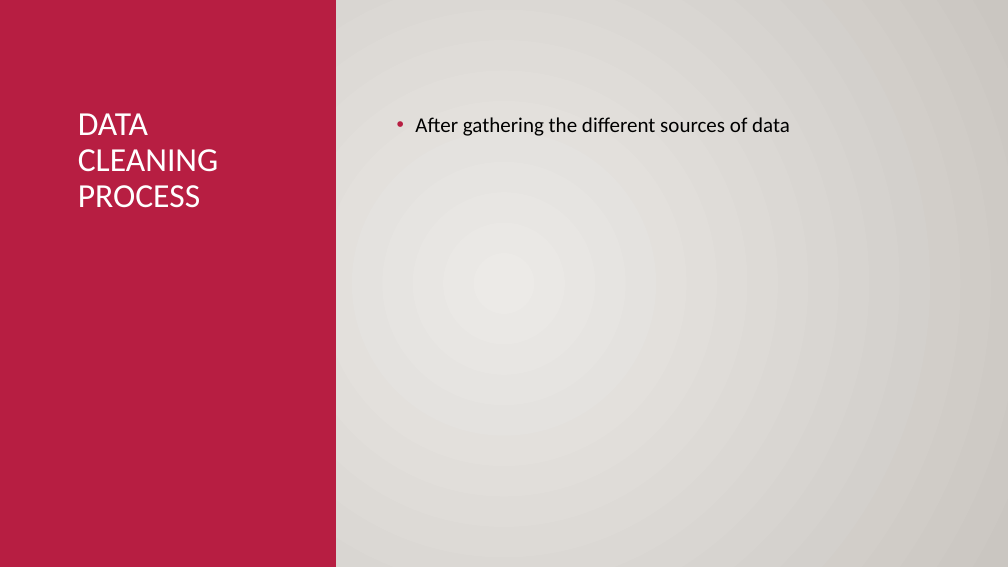
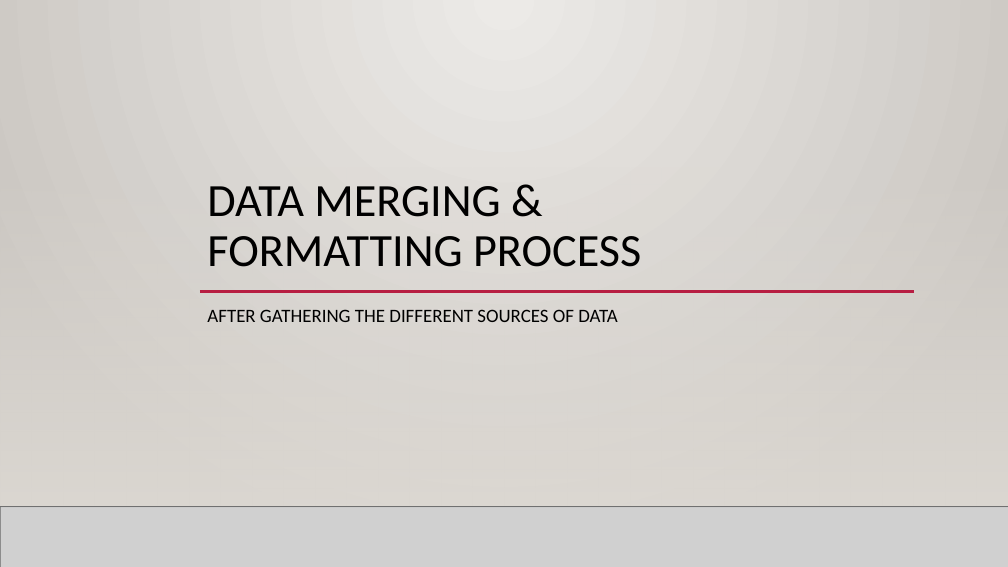
Before and after one commit to GitItDren/Python-Project-CMD-, a slide deck: slide 5 of Python Project(Team CMD).pptx. Drawn at 1008x567 pixels with LibreOffice and Linux fonts; fonts in the diff are those of the drawing; grey boxes stand for pictures; background and template pictures are left out. Boxes give left, top, right and bottom in pixels: in the first picture for what was removed or moved away, otherwise in the second. Text is boxed around its words. In the diff, an @@ line names an element or a change of style, - is before the commit and + after.

```diff
--- a/Python Project(Team CMD).pptx
+++ b/Python Project(Team CMD).pptx
@@ background gradient #ECEAE7 to #CAC7C1 to picture (left out) @@
@@ rectangle removed at [0, 0, 336, 567] @@
@@ title "DATA MERGING & FORMATTING PROCESS" at [207, 186, 641, 267]: vertical alignment top to bottom @@
@@ rectangle added at [0, 167, 1008, 507], fill gradient #DFDBD5 @@
@@ line added from (120, 153) to (915, 153), #B71E42 2.5 pt @@
@@ title at [207, 186, 641, 267]: text changed; size 32 to 44 pt; text colour #FFFFFF to #000000 @@
-DATA CLEANING PROCESS
+DATA MERGING &
+FORMATTING PROCESS
@@ line moved from (120, 153) - (915, 153) to (200, 292) - (914, 292) @@
@@ text at [207, 309, 617, 322]: text changed; size 20 to 18 pt @@
-• After gathering the different sources of data
+AFTER GATHERING THE DIFFERENT SOURCES OF DATA
@@ line added from (0, 507) to (1008, 507), #000001 1 pt @@
```
Also in this commit, not shown: 5 other slides changed, 2 slides added, 1 slide removed.
